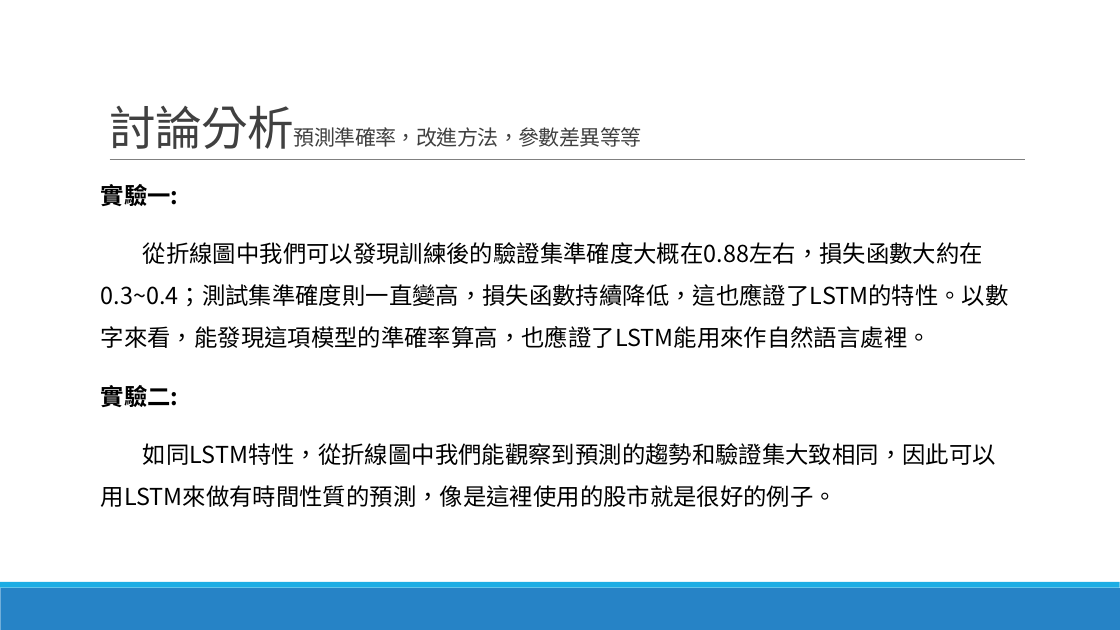
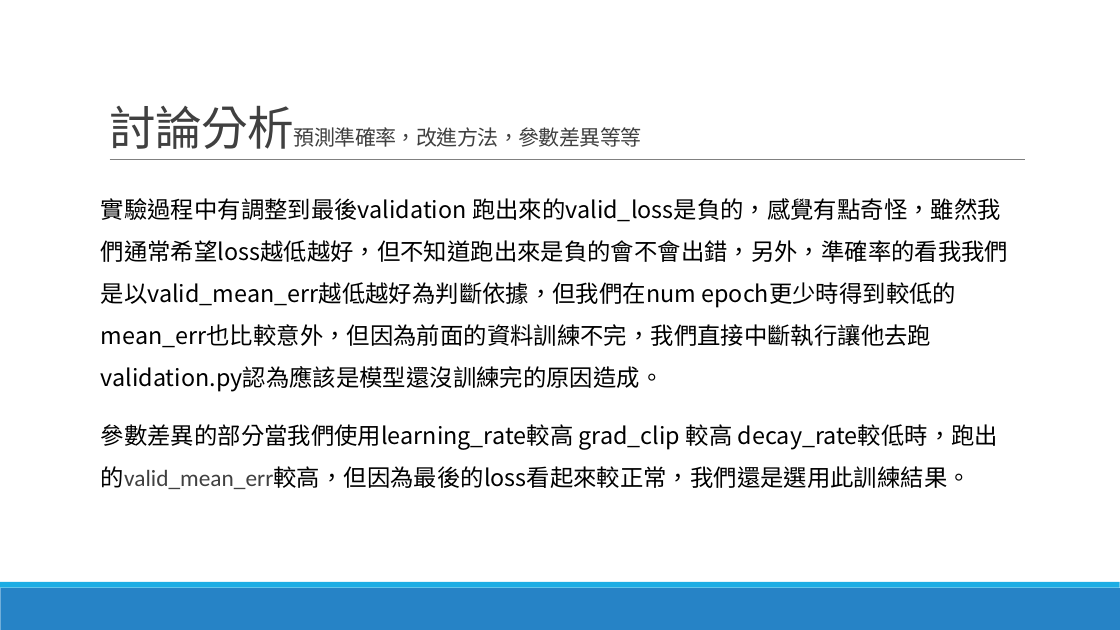
Before and after one commit to lohsuan/Multimedia-Tech, a slide deck: slide 5 of Project9_第三組_小組報告/Project9_第三組_小組報告.pptx. Drawn at 1120x630 pixels with LibreOffice and Linux fonts; fonts in the diff are those of the drawing. Boxes give left, top, right and bottom in pixels: in the first picture for what was removed or moved away, otherwise in the second. Text is boxed around its words. In the diff, an @@ line names an element or a change of style, - is before the commit and + after.

```diff
--- a/Project9_第三組_小組報告/Project9_第三組_小組報告.pptx
+++ b/Project9_第三組_小組報告/Project9_第三組_小組報告.pptx
@@ text at [101, 198, 1008, 489]: text changed @@
-實驗一:
-從折線圖中我們可以發現訓練後的驗證集準確度大概在0.88左右，損失函數大約在0.3~0.4；測試集準確度則一直變高，損失函數持續降低，這也應證了LSTM的特性。以數字來看，能發現這項模型的準確率算高，也應證了LSTM能用來作自然語言處裡。
-實驗二:
-如同LSTM特性，從折線圖中我們能觀察到預測的趨勢和驗證集大致相同，因此可以用LSTM來做有時間性質的預測，像是這裡使用的股市就是很好的例子。
+實驗過程中有調整到最後validation 跑出來的valid_loss是負的，感覺有點奇怪，雖然我們通常希望loss越低越好，但不知道跑出來是負的會不會出錯，另外，準確率的看我我們是以valid_mean_err越低越好為判斷依據，但我們在num epoch更少時得到較低的mean_err也比較意外，但因為前面的資料訓練不完，我們直接中斷執行讓他去跑validation.py認為應該是模型還沒訓練完的原因造成。
+參數差異的部分當我們使用learning_rate較高 grad_clip 較高 decay_rate較低時，跑出的valid_mean_err較高，但因為最後的loss看起來較正常，我們還是選用此訓練結果。
```
Also in this commit, not shown: 3 other slides changed, 9 other files.
